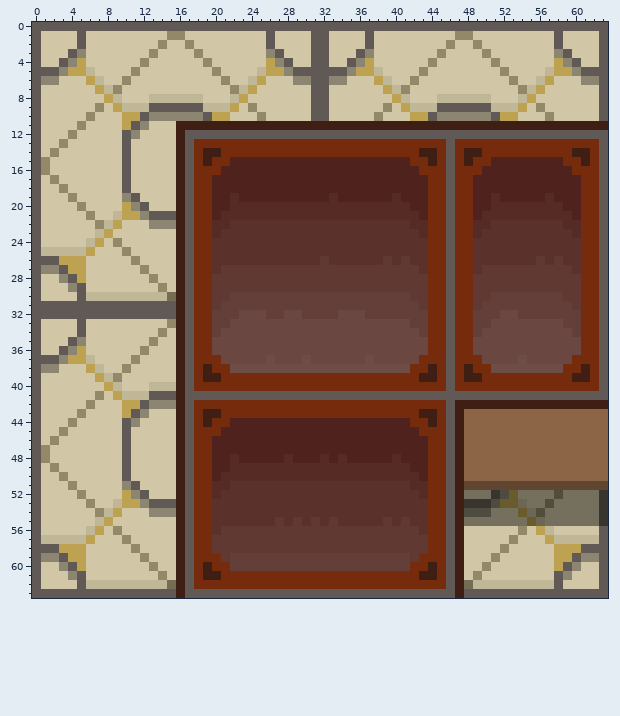
Pixel-art sprite -- SanityRush/Assets/Resources/Sprites/Corner_Wall_2.png. The first picture shows the starting point.
The file is 64x64 pixels. Colours within 5 levels of each other are drawn and written as one.
And afterwards:
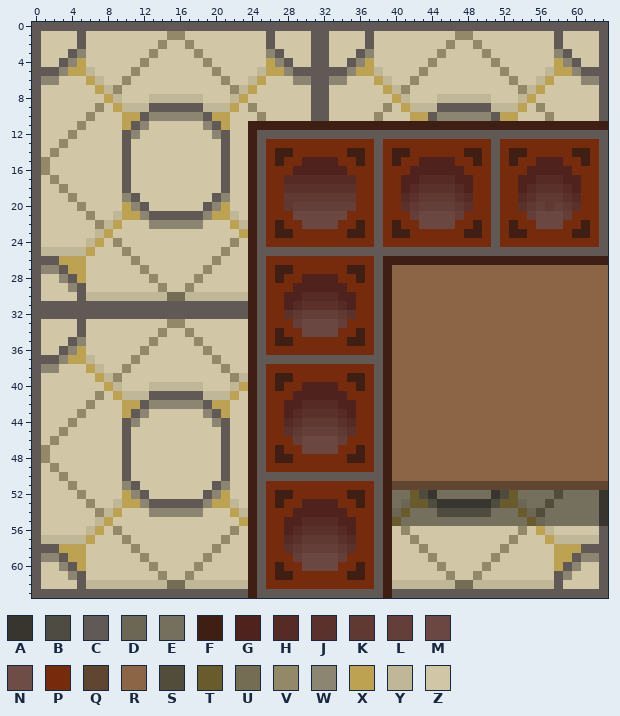
Palette (. is transparent): A #37352d  B #4e4b40  C #605955  D #6c6655  E #75705e  F #3f1e13  G #50221e  H #562b26  J #5b312c  K #603933  L #643e39  M #6a4741  N #6f4d47  P #772b0d  Q #604530  R #8c6546  S #524d3a  T #6a5b2d  U #756d53  V #938968  W #8b8572  X #bda351  Y #c0b698  Z #d1c7a7
Change:
y 11: x 16..23 FFFFFFFF -> ZZZWCXZZ
y 12: x 16..20 FCCCC -> ZZZZW; x 22..24 CCC -> ZZF
y 13: x 16..25 FCPPPPPPPP -> ZZZZZCZZFC; x 38 P -> C; x 46 C -> P; x 51 P -> C
y 14: x 16..25 FCPFFPPPPP -> ZZZZZCZZFC; x 27..28 PP -> FF; x 35..36 PP -> FF; x 38 P -> C; x 40..41 PP -> FF; x 43..44 FF -> PP; x 46 C -> P; x 51 P -> C; x 53..54 PP -> FF
y 15: x 16..29 FCPFPPGGGGGGGG -> ZZZZZCZZFCPFPP; x 34..41 GGGGGGGG -> PPFPCPFP; x 43..46 PFPC -> GGGG; x 48..49 FP -> PF; x 51..55 GGGGG -> CPFPP
y 16: x 16..28 FCPPPGGGGGGGG -> ZZZZZCZZFCPPP; x 35..41 GGGGGGG -> PPPCPPP; x 43..47 PPPCP -> GGGGG; x 50..54 GGGGG -> PCPPP
y 17: x 16..40 FCPPGGGGGGGGGGGGGGGGGGGGG -> ZZZZZCZZFCPPHHHHHHHHPPCPP; x 43..53 GPPCPPGGGGG -> HHHHGGPPCPP; x 56..58 GGG -> HHH
y 18: x 16..40 FCPPGGGGGGGGGGGGGGGGGGGGG -> ZZZZZCZZFCPPJJJJJJJJPPCPP; x 42..53 GGPPCPPGGGGG -> HJJJJHGPPCPP; x 55..59 GGGGG -> HJJJH
y 19: x 16..60 FCPPGGHGGGGGGGGGGHGGGGGGHGGGPPCPPGGHGGGGGHGGG -> ZZZZCWZZFCPPKKKKKKKKPPCPPHJKKKKJHPPCPPHJKKKJH
y 20: x 16..60 FCPPGGHHHHHHHHHHHHHHHHHHHHGGPPCPPGGHHHHHHHHGG -> ZZZCWXZZFCPPKLLLLLLLPPCPPJKLLLLKJPPCPPJKLKLKJ
y 21: x 16 F -> C; x 18..47 PPGHHHHHHHHHHHHHHHHHHHHHHGPPCP -> CWXXYZFCPPPMMMMMMPPPCPPPLMMMML; x 49..60 GHHHHHHHHHHG -> PPCPPPLMMMLP
y 22: x 16..46 FCPPHHJJJJJJJJJJJJJJJJJJJJHHPPC -> WWWZZZXYFCPFPPMMMMPPFPCPFPPMMMM; x 49..61 HHJJJJJJJJHHP -> FPCPFPPMMMPPF
y 23: x 16..43 FCPPHJJJJJJJJJJJJJJJJJJJJJJH -> ZZZZZZZXFCPFFPPPPPPFFPCPFFPP; x 46 C -> P; x 48..61 PHJJJJJJJJJJHP -> FFPCPFFPPPPPFF
y 24: x 16..43 FCPPJJJJJJJJJJJJJJJJJJJJJJJJ -> ZZZZZZVZFCPPPPPPPPPPPPCPPPPP; x 46 C -> P; x 49..60 JJJJJJJJJJJJ -> PPCPPPPPPPPP
y 25: x 16..45 FCPPJJJJJJJJJJJJJJJJJJJJJJJJPP -> ZZZZZVZZFCCCCCCCCCCCCCCCCCCCCC; x 47..62 PPJJJJJJJJJJJJPP -> CCCCCCCCCCCCCCCC
y 26: x 16..63 FCPPJJJJJJJJJJJJKJJJJJJKJKJJPPCPPJJJJJJJKJKJJPPC -> ZZZZVZZZFCPPPPPPPPPPPPCFFFFFFFFFFFFFFFFFFFFFFFFF
y 27: x 16..63 FCPPJKKKKKKKKKKKKKKKKKKKKKKJPPCPPJKKKKKKKKKKJPPC -> ZZZVZZZZFCPFFPPPPPPFFPCFRRRRRRRRRRRRRRRRRRRRRRRR
y 28: x 16..63 FCPPKKKKKKKKKKKKKKKKKKKKKKKKPPCPPKKKKKKKKKKKKPPC -> ZZVZZZZZFCPFPPGGGGPPFPCFRRRRRRRRRRRRRRRRRRRRRRRR
y 29: x 16..63 FCPPKKKKKKKKKKKKKKKKKKKKKKKKPPCPPKKKKKKKKKKKKPPC -> ZVZZZZZZFCPPPGGGGGGPPPCFRRRRRRRRRRRRRRRRRRRRRRRR
y 30: x 16..63 FCPPKKLLLLLLLLLLLLLLLLLLLLKKPPCPPKKLLLLLLLLKKPPC -> UYYYYYYYFCPPGGHHHHGGPPCFRRRRRRRRRRRRRRRRRRRRRRRR
y 31: x 16 F -> C; x 18..63 PPKLLLLLLLLLLLLLLLLLLLLLLKPPCPPKLLLLLLLLLLKPPC -> CCCCCCFCPPGHJJJJHGPPCFRRRRRRRRRRRRRRRRRRRRRRRR
y 32: x 16 F -> C; x 18..29 PPLLLMMMLLMM -> CCCCCCFCPPJK; x 34..63 MMMLLLLLLLPPCPPLLLMMLLLLLLLPPC -> KJPPCFRRRRRRRRRRRRRRRRRRRRRRRR
y 33: x 16..29 FCPPLLMMMMMMMM -> VZZZZZZZFCPPPL; x 34..63 MMMMMMMMLLPPCPPLLMMMMMMMMLLPPC -> LPPPCFRRRRRRRRRRRRRRRRRRRRRRRR
y 34: x 16..29 FCPPLMMMMMMMMM -> ZVZZZZZZFCPFPP; x 34..63 MMMMMMMMMLPPCPPLMMMMMMMMMMLPPC -> PPFPCFRRRRRRRRRRRRRRRRRRRRRRRR
y 35: x 16..63 FCPPMMMMMMMMMMMMMMMMMMMMMMMMPPCPPMMMMMMMMMMMMPPC -> ZZVZZZZZFCPFFPPPPPPFFPCFRRRRRRRRRRRRRRRRRRRRRRRR
y 36: x 16..63 FCPPMMMMMMMMMMMMMMMMMMMMMMMMPPCPPMMMMMMMMMMMMPPC -> ZZZVZZZZFCPPPPPPPPPPPPCFRRRRRRRRRRRRRRRRRRRRRRRR
y 37: x 16..63 FCPPPMMMMMNMMMNMMMMMMNMMMMMPPPCPPPMMMMNMMMMMPPPC -> ZZZZVZZZFCCCCCCCCCCCCCCFRRRRRRRRRRRRRRRRRRRRRRRR
y 38: x 16..63 FCPFPPNNNNNNNNNNNNNNNNNNNNPPFPCPFPPNNNNNNNNPPFPC -> ZZZZZVZZFCPPPPPPPPPPPPCFRRRRRRRRRRRRRRRRRRRRRRRR
y 39: x 16..25 FCPFFPPPPP -> ZZZZZZVYFC; x 27..28 PP -> FF; x 35..36 PP -> FF; x 38..63 PPPPPFFPCPFFPPPPPPPPPPFFPC -> CFRRRRRRRRRRRRRRRRRRRRRRRR
y 40: x 16..25 FCPPPPPPPP -> YYYZZZYXFC; x 27 P -> F; x 30..33 PPPP -> GGGG; x 36 P -> F; x 38..63 PPPPPPPPCPPPPPPPPPPPPPPPPC -> CFRRRRRRRRRRRRRRRRRRRRRRRR
y 41: x 16 F -> C; x 19..24 CCCCCC -> YYYXZF; x 26..37 CCCCCCCCCCCC -> PPPGGGGGGPPP; x 39..63 CCCCCCCCCCCCCCCCCCCCCCCCC -> FRRRRRRRRRRRRRRRRRRRRRRRR
y 42: x 16..25 FCPPPPPPPP -> WWWCXXZZFC; x 28..35 PPPPPPPP -> GGHHHHGG; x 38..63 PPPPPPPPCFFFFFFFFFFFFFFFFF -> CFRRRRRRRRRRRRRRRRRRRRRRRR
y 43: x 16..25 FCPFFPPPPP -> ZZZWCXZZFC; x 28..35 PPPPPPPP -> GHJJJJHG; x 38..47 PPPPPFFPCF -> CFRRRRRRRR
y 44: x 16..47 FCPFPPGGGGGGGGGGGGGGGGGGGGPPFPCF -> ZZZZWCZZFCPPHJKKKKJHPPCFRRRRRRRR
y 45: x 16..47 FCPPPGGGGGGGGGGGGGGGGGGGGGGPPPCF -> ZZZZZCZZFCPPJKLLLLKJPPCFRRRRRRRR
y 46: x 16..47 FCPPGGGGGGGGGGGGGGGGGGGGGGGGPPCF -> ZZZZZCZZFCPPPLMMMMLPPPCFRRRRRRRR
y 47: x 16..47 FCPPGGGGGGGGGGGGGGGGGGGGGGGGPPCF -> ZZZZZCZZFCPFPPMMMMPPFPCFRRRRRRRR
y 48: x 16..47 FCPPGGHGGGGGHGGGHGHGGGGGHGGGPPCF -> ZZZZZCZZFCPFFPPPPPPFFPCFRRRRRRRR
y 49: x 16..47 FCPPGGHHHHHHHHHHHHHHHHHHHHGGPPCF -> ZZZZZCZZFCPPPPPPPPPPPPCFRRRRRRRR
y 50: x 16..47 FCPPGHHHHHHHHHHHHHHHHHHHHHHGPPCF -> ZZZZZCZZFCCCCCCCCCCCCCCFRRRRRRRR
y 51: x 16..47 FCPPHHJJJJJJJJJJJJJJJJJJJJHHPPCF -> ZZZZCWZZFCPPPPPPPPPPPPCFQQQQQQQQ
y 52: x 16..47 FCPPHJJJJJJJJJJJJJJJJJJJJJJHPPCF -> ZZZCWXZZFCPFFPPPPPPFFPCFEETBAEEE
y 53: x 16 F -> C; x 18..47 PPJJJJJJJJJJJJJJJJJJJJJJJJPPCF -> CWXXYZFCPFPPGGGGPPFPCFEDTTBAAA
y 54: x 16..47 FCPPJJJJJJJJJJJJJJJJJJJJJJJJPPCF -> WWWZZZXYFCPPPGGGGGGPPPCFDTEEEBBB
y 55: x 16..47 FCPPJJJJJJJKJKJKJKJJJJJKJKJJPPCF -> ZZZZZZZXFCPPGGHHHHGGPPCFTEEEEEEE
y 56: x 16..47 FCPPJKKKKKKKKKKKKKKKKKKKKKKJPPCF -> ZZZZZZVZFCPPGHJJJJHGPPCFZVZZZZZZ
y 57: x 16..29 FCPPKKKKKKKKKK -> ZZZZZVZZFCPPHJ; x 34..47 KKKKKKKKKKPPCF -> JHPPCFZZVZZZZZ
y 58: x 16..28 FCPPKKKKKKKKK -> ZZZZVZZZFCPPJ; x 30..33 KKKK -> LLLL; x 35..47 KKKKKKKKKPPCF -> JPPCFZZZVZZZZ
y 59: x 16..28 FCPPPKLLLLLLL -> ZZZVZZZZFCPPP; x 30..33 LLLL -> MMMM; x 35..47 LLLLLLLKPPPCF -> PPPCFZZZZVZZZ
y 60: x 16..47 FCPFPPLLLLLLLLLLLLLLLLLLLLPPFPCF -> ZZVZZZZZFCPFPPMMMMPPFPCFZZZZZVZZ
y 61: x 16..25 FCPFFPPPPP -> ZVZZZZZZFC; x 27..28 PP -> FF; x 35..36 PP -> FF; x 38..47 PPPPPFFPCF -> CFZZZZZZVZ
y 62: x 16..25 FCPPPPPPPP -> UYYYYYYYFC; x 38..47 PPPPPPPPCF -> CFYYYYYYYU
y 63: x 16 F -> C; x 24 C -> F; x 39 C -> F; x 47 F -> C
Changed places in both pictures, as pixel boxes (x1, y1, x2, y2):
changed: (176, 121, 608, 598)
